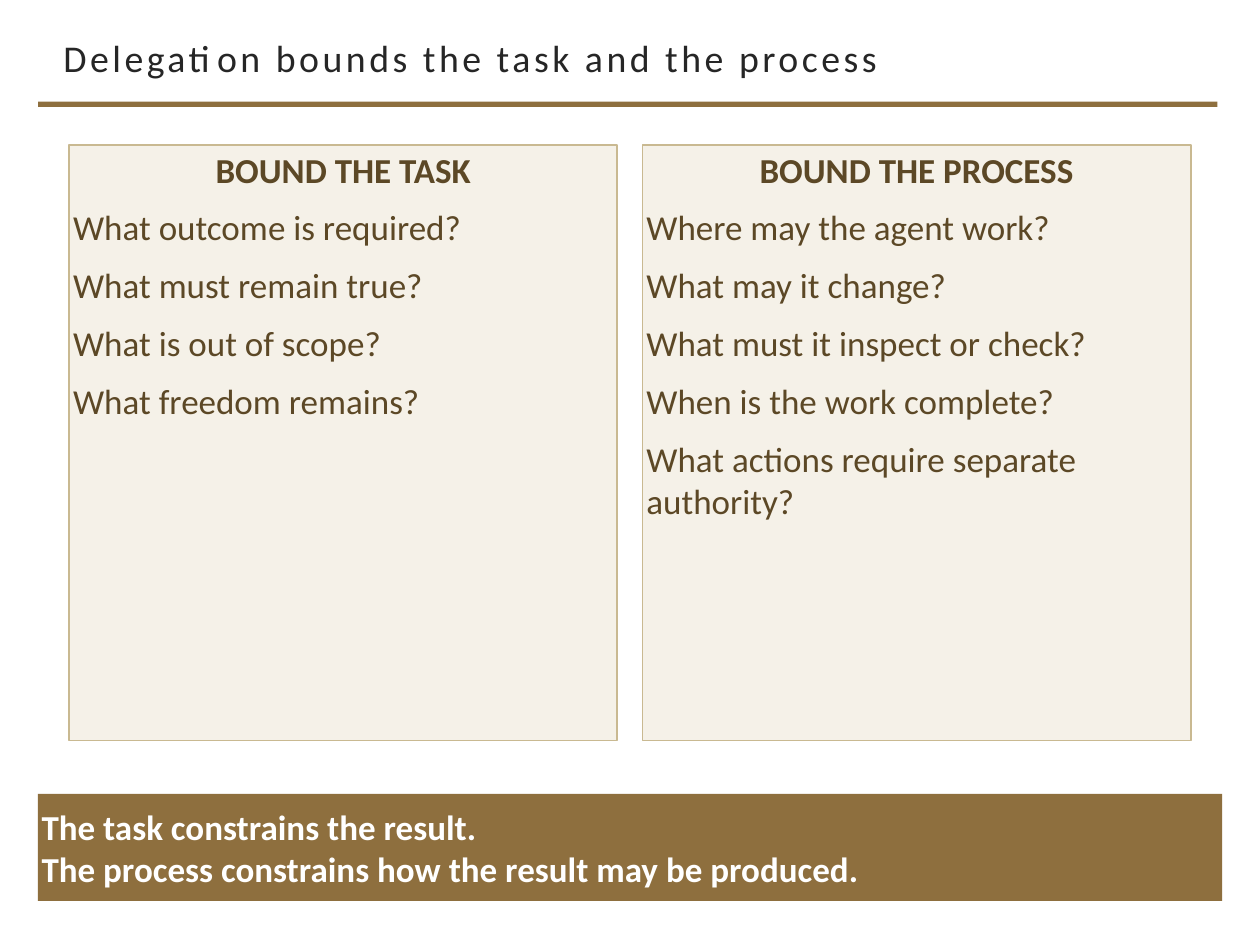
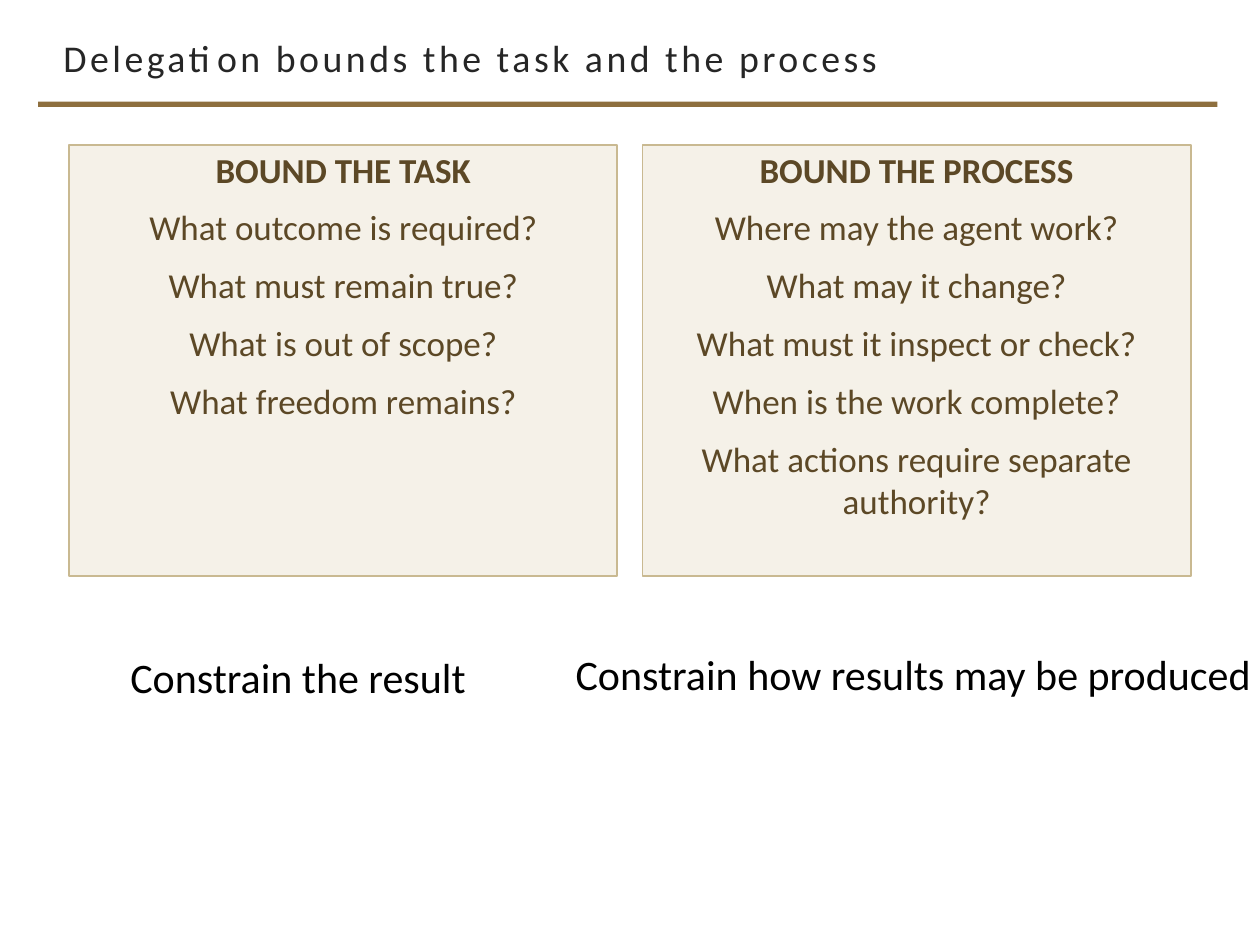
Before and after one commit to davisjam/model-based-agentic-software-engineering, a slide deck: slide 7 of course/lectures/act-2-delegation-and-control/03-alignment/2-3-Alignment.pptx. Drawn at 1260x945 pixels with LibreOffice and Linux fonts; fonts in the diff are those of the drawing; background and template pictures are left out. Boxes give left, top, right and bottom in pixels: in the first picture for what was removed or moved away, otherwise in the second. Text is boxed around its words. In the diff, an @@ line names an element or a change of style, - is before the commit and + after.

```diff
--- a/course/lectures/act-2-delegation-and-control/03-alignment/2-3-Alignment.pptx
+++ b/course/lectures/act-2-delegation-and-control/03-alignment/2-3-Alignment.pptx
@@ rectangle "BOUND THE TASK" resized from (x1=69, y1=145, x2=617, y2=741) to (x1=69, y1=145, x2=617, y2=576) @@
@@ rectangle "BOUND THE PROCESS" resized from (x1=643, y1=145, x2=1191, y2=741) to (x1=643, y1=145, x2=1191, y2=576) @@
@@ text in rectangle at (x1=149, y1=215, x2=537, y2=415): alignment left to centre @@
@@ text in rectangle at (x1=697, y1=215, x2=1136, y2=520): alignment left to centre @@
@@ text added at (x1=130, y1=663, x2=465, y2=694), 24 pt, text #000000 @@
+Constrain the result
@@ text added at (x1=576, y1=660, x2=1251, y2=697), 24 pt, text #000000 @@
+Constrain how results may be produced
@@ rectangle removed at (x1=38, y1=794, x2=1222, y2=901) @@
-The task constrains the result.
-The process constrains how the result may be produced.
```
Also in this commit, not shown: 22 other slides changed, 1 slide removed, 1 other file.
